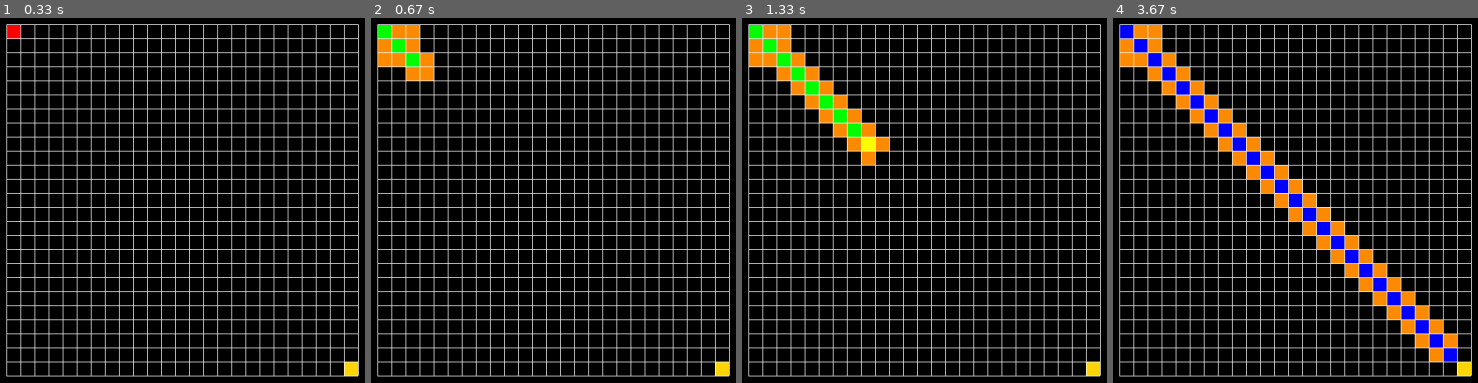
Above: before the commit, frames 1-4 (left to right).
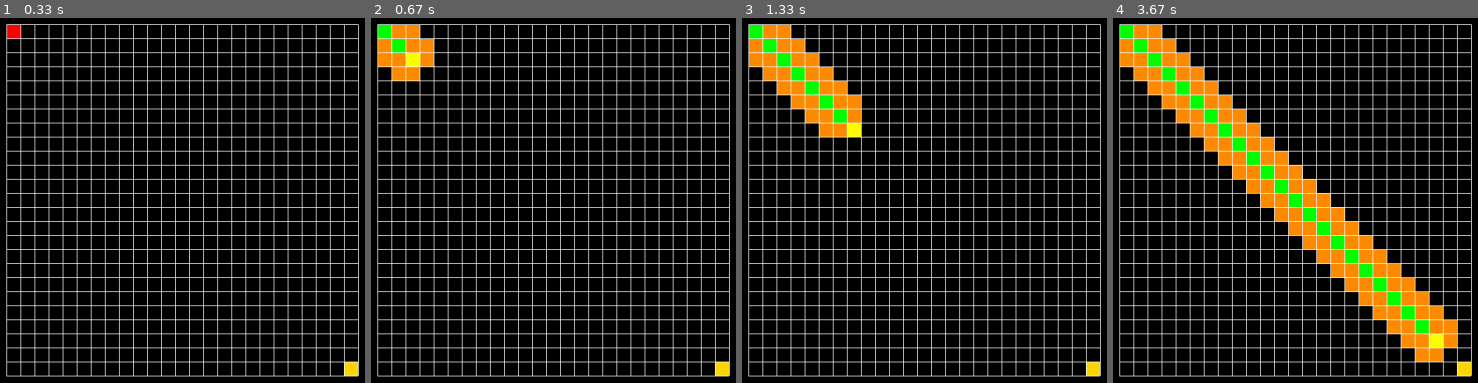
Above: after the commit, the same moments.

Repository: Elfikk/PathFindingVisualisation
Game: pygame game, started from main.py
The game is run twice, just before and just after one commit, with the same random seed, the same clock (stepped at 60 frames per second) and the same inputs.
Inputs:
- Up to frame 1 (0.33 s): no input
- Up to frame 2 (0.67 s): tap Space at 0.33 s
- Up to frame 3 (1.33 s): no input
- Up to frame 4 (3.67 s): no input

Frame 1 is identical in both runs. In frame 2, 0.6% of the frame differs, in the area x 5-18%, y 5-18%; in frame 3, 2.4%; in frame 4, 9.9%, in the area x 1-95%, y 1-95%.

Commit message:
Missing Edges Fix + Obstacles Fix

Diff:
--- a/Graph.py
+++ b/Graph.py
@@ -95,10 +95,11 @@
             g.bi_edge_edit((x,y), (x-1, y - 1), diag_cost)
 
     for y in range(1, rows):
-        g.bi_edge_edit((0,y), (1,y-1), diag_cost)
+        for x in range(0, columns - 1):
+            g.bi_edge_edit((x,y), (x + 1,y-1), diag_cost)
 
-    for x in range(1, columns):
-        g.bi_edge_edit((x,0), (x-1,1), diag_cost)
+    # for x in range(1, columns):
+    #     g.bi_edge_edit((x,0), (x-1,1), diag_cost)
 
     # for y in range(rows):
     #     for x in range(columns):
--- a/Interface.py
+++ b/Interface.py
@@ -29,31 +29,34 @@
     def change_status(self, node_id, code_word):
         #Used for changing the Tile colour in simple cases - can be used in
         #the A* algorithm and in main.
+        tile = self.grid[node_id]
+        if tile.get_colour() == Intermediate.colours["obstacle"]:
+            self.obstacle(node_id)
         self.grid[node_id].set_colour(Intermediate.colours[code_word])
 
     def obstacle(self, node_id):
         #Special case of change_status - adding/removing obstacles is not purely
-        #visual, as it requires changing the
+        #visual, as it requires changing the accessible edges too.
 
         tile = self.grid[node_id]
         if tile.get_colour() == Intermediate.colours["unvisited"]:
             neighbours = self.graph.neighbours(node_id)
             for neighbour in neighbours:
                 self.graph.edge_remove(node_id, neighbour)
-            self.change_status(node_id, "obstacle")
+            self.grid[node_id].set_colour(Intermediate.colours["obstacle"])
         else:
             #Generates all legitimate neighbours to the tile in question and
             #finds their Cartesian distances.
             neighbours = {(x, y): cartesian_distance(x, y, node_id[0], node_id[1]) \
                           for x in range(node_id[0]-1, node_id[0] + 2) \
-                          for y in range(node_id[0]-1 , node_id[0] + 2) \
+                          for y in range(node_id[1]-1 , node_id[1] + 2) \
                           if -1 < x < self.columns and -1 < y < self.rows}
             for neighbour in neighbours:
                 neighbour_colour = self.grid[neighbour].get_colour()
                 if neighbour_colour == Intermediate.colours["unvisited"]:
                     self.graph.bi_edge_edit(node_id, neighbour, \
                         neighbours[neighbour])
-            self.change_status(node_id, "unvisited")
+            self.grid[node_id].set_colour(Intermediate.colours["unvisited"])
 
     def pos_to_id(self, pos):
         #Hash-like function. Maps position from grid to a legitimate ID.
--- a/a_star_algo.py
+++ b/a_star_algo.py
@@ -93,20 +93,19 @@
     current_g = g[pos]
 
     neighbour_g = current_g + graph.edge(pos, neighbour_pos)
+    neighbour_cost = neighbour_g + h[neighbour_pos]
 
     if neighbour_pos in closed_set:
         neighbour_prev_cost = closed_set[neighbour_pos][1]
-        if neighbour_prev_cost > neighbour_g:
-            closed_set[neighbour_pos] = [pos, neighbour_g]
+        if neighbour_prev_cost > neighbour_cost:
+            closed_set[neighbour_pos] = [pos, neighbour_cost]
     else:
         if neighbour_pos in g:
             neighbour_prev_cost = g[neighbour_pos] + h[neighbour_pos]
-            if neighbour_prev_cost > neighbour_g:
+            if neighbour_prev_cost > neighbour_cost:
                 open_set.remove_by_data(neighbour_pos, 0)
-                neighbour_cost = neighbour_g + h[neighbour_pos]
                 open_set.insert(neighbour_cost, (neighbour_pos, pos))
         else:
-            neighbour_cost = neighbour_g + h[neighbour_pos]
             open_set.insert(neighbour_cost, (neighbour_pos, pos))
             g[neighbour_pos] = current_g + graph.edge(pos, neighbour_pos)
 
@@ -136,4 +135,4 @@
     # g.edge_remove((1,1), (2,2))
     # g.edge_remove((2,1), (2,2))
 
-    print(a_star_path(g, (40, 99), (90, 23)))
+    print(a_star_path(g, (40, 49), (20, 23)))
